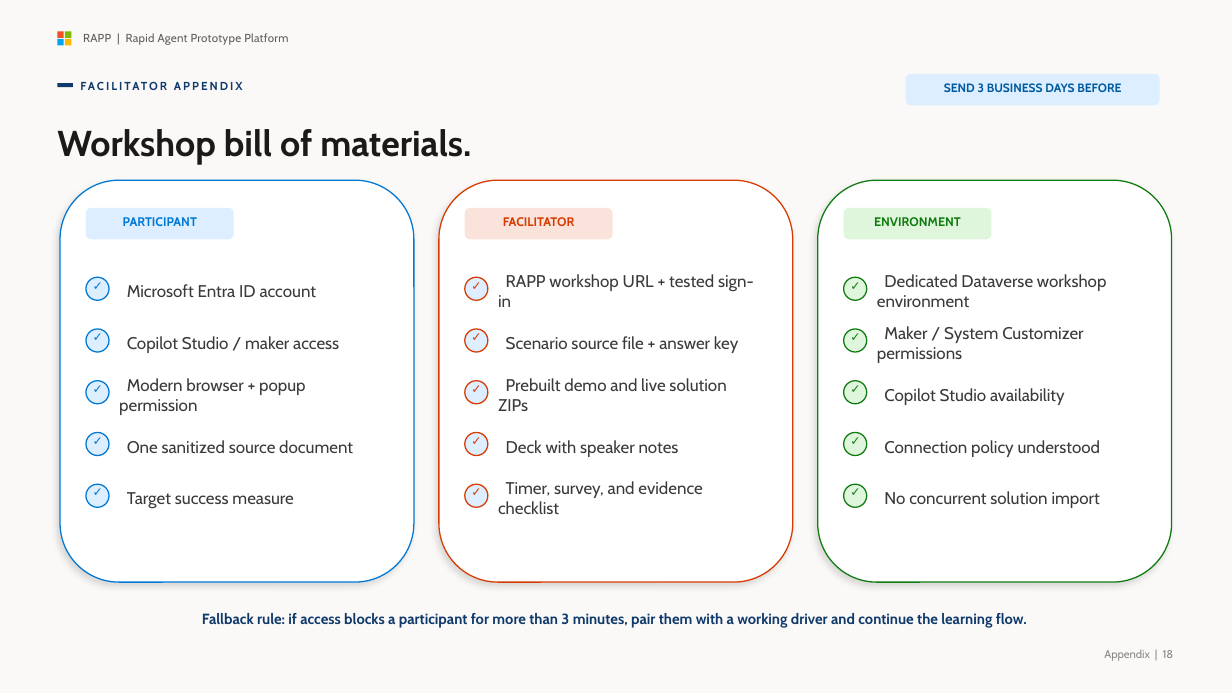
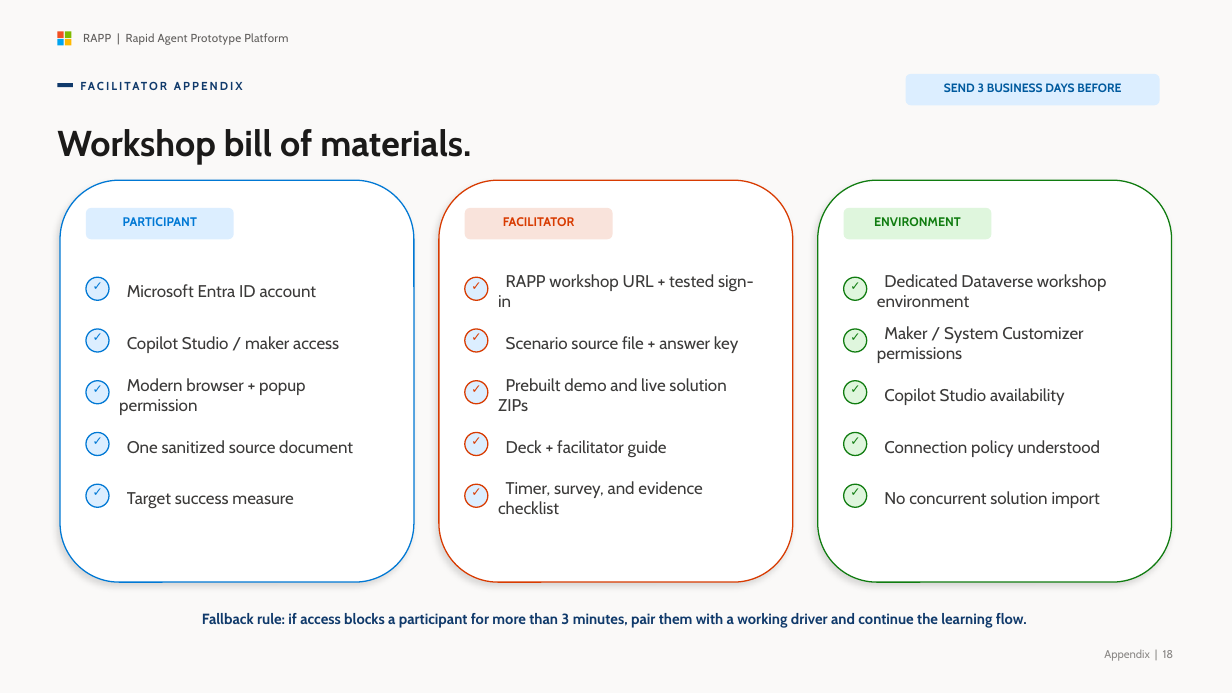
Before and after one commit to kody-w/aibast-agents-library, a slide deck: slide 18 of docs/rapp-workshop/downloads/FY27 RAPP Workshop Deck.pptx. Drawn at 1232x693 pixels with LibreOffice and Linux fonts; fonts in the diff are those of the drawing. Boxes give left, top, right and bottom in pixels: in the first picture for what was removed or moved away, otherwise in the second. Text is boxed around its words. In the diff, an @@ line names an element or a change of style, - is before the commit and + after.

```diff
--- a/docs/rapp-workshop/downloads/FY27 RAPP Workshop Deck.pptx
+++ b/docs/rapp-workshop/downloads/FY27 RAPP Workshop Deck.pptx
@@ text at (x1=506, y1=440, x2=667, y2=457): text changed @@
-Deck with speaker notes
+Deck + facilitator guide
```
Also in this commit, not shown: 1 other slide changed, 14 other files.
